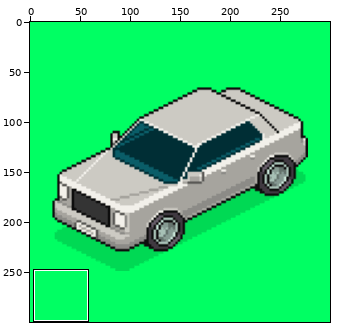
Two states of a sprite sheet, images/car-pic.png. The picture above shows the old version from afar; the outline marks the close-up.
Close-up. As it was:
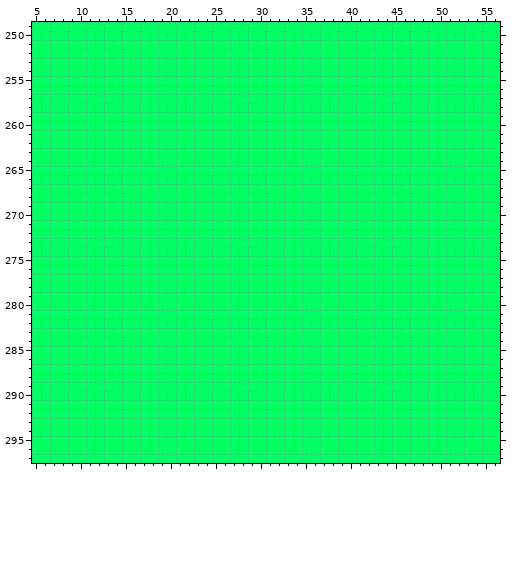
The file is 300x300 pixels. Colours within 5 levels of each other are drawn and written as one. Shown: x 5..56, y 249..297. The commit also changed other parts of the picture, which this record leaves out.
The result:
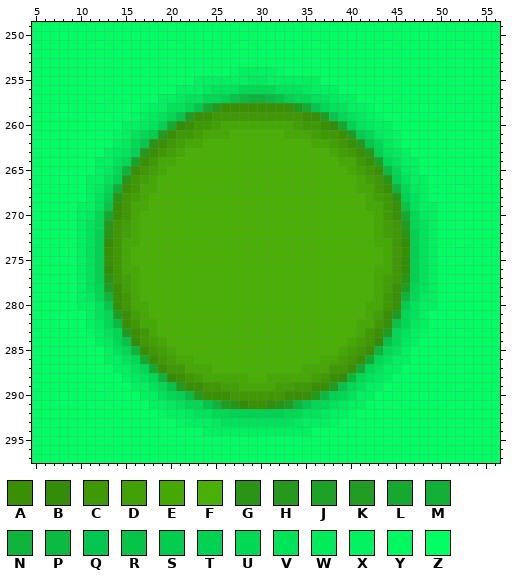
Palette (. is transparent): A #3a9003  B #338d09  C #3e9903  D #41a004  E #45a904  F #48b104  G #299515  H #24991b  J #1ba227  K #209d21  L #15aa2f  M #11af35  N #0db53a  P #09bc41  Q #03c64f  R #05c448  S #01cd4e  T #00d352  U #00d954  V #00e459  W #00ec5c  X #00f35e  Y #00f961  Z #00ff63
What changed:
Changed rows in their new state; - is an unchanged pixel.
first column x 10:
254 -----------------YXXXXY-----------------
255 -------------XXXXXXWWXXXXXX-------------
256 -----------XXXWVVVUUUUVVVWXXX-----------
257 ---------XXWVVUUTRPNNPRTUUVVWXX---------
258 -------YXXVVUQLHAAAAAAAAHLQUVVXXY-------
259 ------YXWVUQKAACCCCCCCCCCAAKQUVWXY------
260 -----XXWVTLBACCDEEEEEEEEDCCABLTVWXX-----
261 ----YXVUSKACCDEEEFFFFFFEEEDCCAKSUWXY----
262 ----XWUQGACDEEFFFFFFFFFFFFEEDCAHQUWX----
263 ---XWVTHACDEFFFFFFFFFFFFFFFFEDCAHTVWX---
264 --XXVUJACEEFFFFFFFFFFFFFFFFFFEECAJUVXX--
265 --XWUNACDEFFFFFFFFFFFFFFFFFFFFEDCAPUWX--
266 -XXVTGCDEFFFFFFFFFFFFFFFFFFFFFFEDCGTVXX-
267 -XWUMACEEFFFFFFFFFFFFFFFFFFFFFFEECANUWX-
268 -XVTGCDEFFFFFFFFFFFFFFFFFFFFFFFFEDCGTVX-
269 XXVRACEEFFFFFFFFFFFFFFFFFFFFFFFFEECARVXX
270 XWULACEFFFFFFFFFFFFFFFFFFFFFFFFFFECALUWX
271 XVUHCDEFFFFFFFFFFFFFFFFFFFFFFFFFFEDCKUVX
272 XVTGCDEFFFFFFFFFFFFFFFFFFFFFFFFFFEDCGTVX
273 XVTBCEEFFFFFFFFFFFFFFFFFFFFFFFFFFEECBTVX
274 XVTACEFFFFFFFFFFFFFFFFFFFFFFFFFFFFECATVX
275 XVTACEFFFFFFFFFFFFFFFFFFFFFFFFFFFFECBTVX
276 XVTBCEEFFFFFFFFFFFFFFFFFFFFFFFFFFEECBTVX
277 XVTGCDEFFFFFFFFFFFFFFFFFFFFFFFFFFEDCGTVX
278 XVUKADEFFFFFFFFFFFFFFFFFFFFFFFFFFEDAKUVX
279 XWUNACEFFFFFFFFFFFFFFFFFFFFFFFFFFECANUWX
280 XXVQACEEFFFFFFFFFFFFFFFFFFFFFFFFEECASVXX
281 -XVUKADEFFFFFFFFFFFFFFFFFFFFFFFFEDAKUVX-
282 -XWUPACEEFFFFFFFFFFFFFFFFFFFFFFEECARUWX-
283 -YXVUKACEFFFFFFFFFFFFFFFFFFFFFFECAKUVXY-
284 --XWURBCDEFFFFFFFFFFFFFFFFFFFFEDCBRUWX--
285 ---XVUNACDEFFFFFFFFFFFFFFFFFFEDCANUVX---
286 ---XXVULACDEEFFFFFFFFFFFFFFEEDCALUVXX---
287 ----XXVULACCEEEFFFFFFFFFFEEECCALUVXX----
288 -----XWVUNBACDEEEEEFFEEEEEDCABNUVWX-----
289 ------XXVURKAACCDDEEEEDDCCAAKRUVXX------
290 -------XXVUTPHAAACCCCCCAAAHPTUVXX-------
291 --------XXWVUUQNKGBAABGKNQUUVWXX--------
292 ---------YXXWVVUUTTTTTTUUVVWXXY---------
293 -----------YXXXWVVVVVVVVWXXXY-----------
294 --------------XXXXXXXXXXXX--------------
Boxes around the changes in both close-ups, in picture pixels (x1, y1, x2, y2):
changed: (77, 67, 437, 436)
